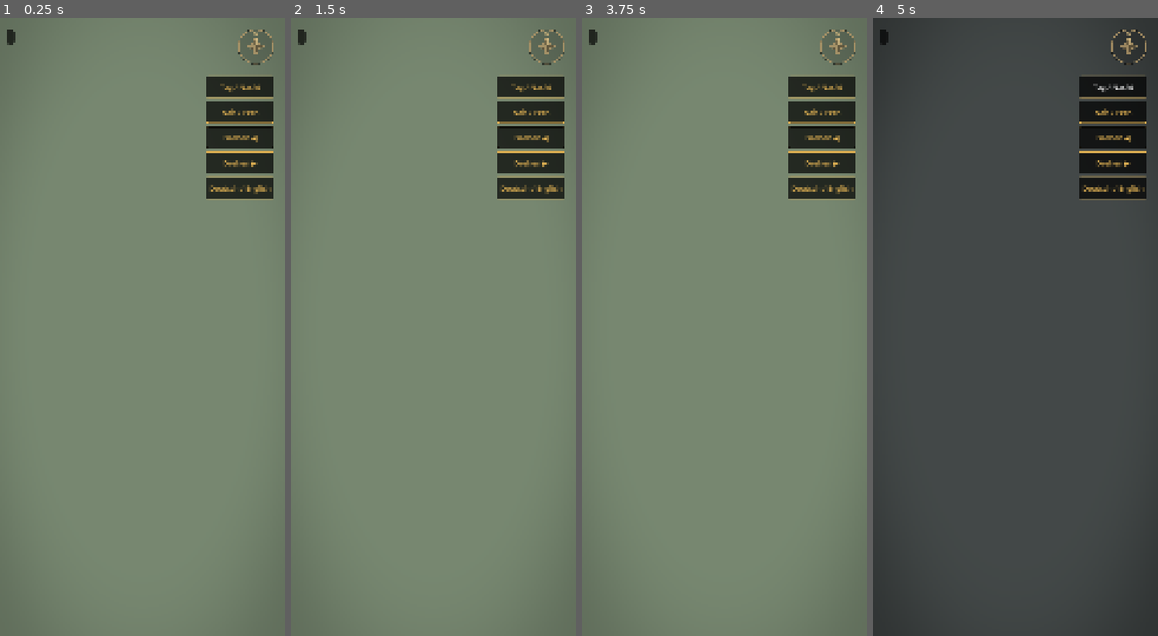
Above: before the commit, frames 1-4 (left to right).
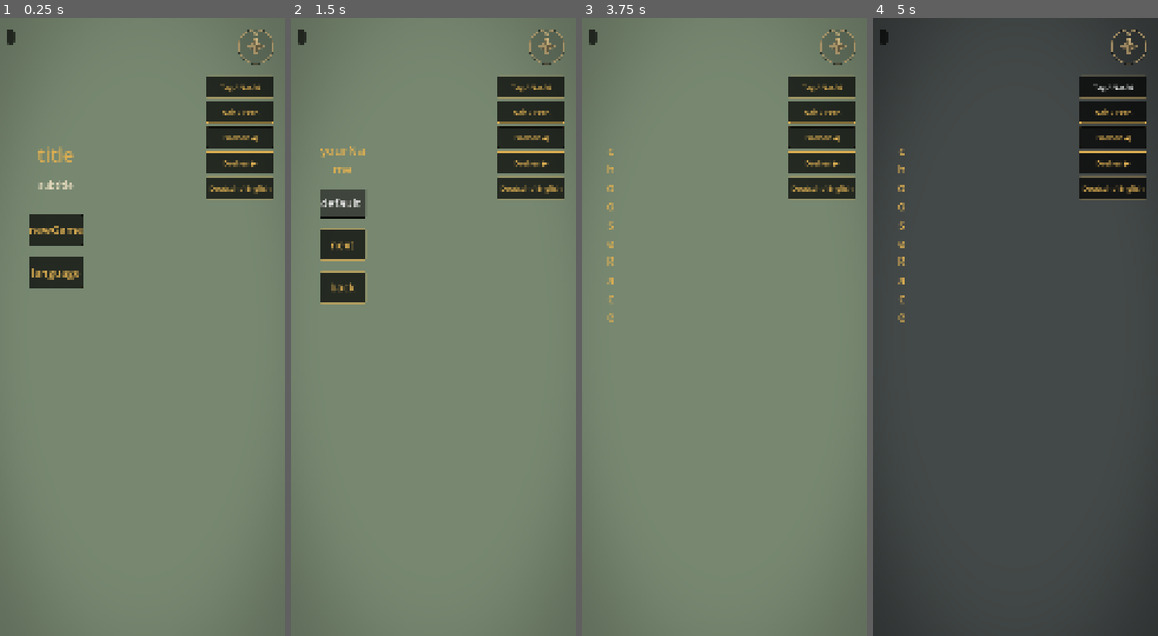
Above: after the commit, the same moments.

Repository: tramour-cmyk/androidapp_rpg_bornim
Game: Godot game, scene res://spiel.tscn
The game is run twice, just before and just after one commit, with the same random seed, the same clock (stepped at 60 frames per second) and the same inputs.
Inputs (mouse positions are in pixels of both pictures, inside the frame that each line leads up to):
- Up to frame 1 (0.25 s): no input
- Up to frame 2 (1.5 s): click (348, 271) at 0.5 s, where only the run after the commit has a clickable "language"; click (348, 228) at 1.25 s, where only the run after the commit has a clickable "newGame"
- Up to frame 3 (3.75 s): click (633, 289) at 2 s, where only the run after the commit has a clickable "back"; click (639, 228) at 2.75 s, where only the run after the commit has a clickable "newGame"; click (633, 246) at 3.5 s, where only the run after the commit has a clickable "next"
- Up to frame 4 (5 s): click "Tag / Nacht" at 4.25 s

The runs differ from the first frame. In frame 1, 2.2% of the frame differs, in the area x 10-30%, y 20-44%; in frame 2, 2.6%, in the area x 10-27%, y 20-47%; in frame 3, 0.2%; in frame 4, 0.2%.
Error before the commit: Trying to assign value of type 'Nil' to a variable of type 'Dictionary'. (res://skripte/karte.gd:27)
Error after the commit: Invalid access to property or key 'voelker' on a base object of type 'Dictionary'. (res://skripte/hauptmenue.gd:80)

Commit message:
399 Hauptmenue, Erschaffung, Spielstand (nur Funktion): schwarz mit goldenen Knoepfen, Texte aus core (Fortsetzen, Neues Spiel, Sprache; Name, Volk, Klasse, Zusammenfassung, Abenteuer beginnen), Held aus Heldwerte.erschaffe; Spielstand user://spielstand.json beim Kartenwechsel und beim Verlassen der App wie GameViewModel.save, Fortsetzen laedt Zustand, Held und Ort. Probelaeufe mit Schaltern und Tests ohne Fenster starten wie bisher ohne Menue. spielstand_test 0, skripte_pruefen 33/0, core 0 [skip ci]
Co-Authored-By: Claude Opus 5.5 <noreply@anthropic.com>
Claude-Session: https://claude.ai/code/session_01Hmoj76N4zECBDzpCT4MSFu

Diff:
--- /dev/null
+++ b/godot/skripte/hauptmenue.gd
@@ -0,0 +1,96 @@
+class_name Hauptmenue
+extends Control
+# 399 (Chef 28.10., 12:34: spielbar zuerst): Hauptmenue (292) und Erschaffung wie das alte Spiel (TitleScreen, CreateScreen), nur
+# Funktion: schwarz, goldene Knoepfe, Texte aus core (texte.json „ui“). Fortsetzen, wenn ein Spielstand liegt; Neues Spiel fuehrt
+# durch Name, Volk, Klasse, Zusammenfassung. Ende: Signal fertig({"laden": true}) oder fertig({"name", "volk", "klasse"}).
+# Aussehen des Hauptmenues (Entwurf A, Feuer B) folgt mit 292.2, 292.4.
+
+signal fertig(wahl: Dictionary)
+
+const VOELKER := ["HUMAN", "ELF", "DWARF", "HALFLING", "HALF_ORC"]
+const KLASSEN := ["FIGHTER", "WIZARD", "ROGUE", "CLERIC"]
+var st: Steuerung
+var box: VBoxContainer
+var wahl := {}
+
+func _init(s: Steuerung) -> void:
+	st = s
+	name = "Hauptmenue"
+
+func _ready() -> void:
+	set_anchors_preset(Control.PRESET_FULL_RECT)
+	var bg := ColorRect.new()
+	bg.color = Color.BLACK
+	bg.set_anchors_preset(Control.PRESET_FULL_RECT)
+	add_child(bg)
+	box = VBoxContainer.new()
+	box.set_anchors_preset(Control.PRESET_FULL_RECT)
+	var vs := get_viewport().get_visible_rect().size
+	box.offset_left = vs.x * 0.1; box.offset_right = -vs.x * 0.1; box.offset_top = vs.y * 0.2
+	box.add_theme_constant_override("separation", int(vs.y * 0.018))
+	add_child(box)
+	titel()
+
+func leer() -> void:
+	for c in box.get_children(): c.queue_free()
+
+func zeile(t: String, groesse: int, farbe := Steuerung.GOLD) -> Label:
+	var l := Label.new()
+	l.text = t
+	l.horizontal_alignment = HORIZONTAL_ALIGNMENT_CENTER
+	l.autowrap_mode = TextServer.AUTOWRAP_WORD_SMART
+	l.add_theme_font_size_override("font_size", groesse)
+	l.add_theme_color_override("font_color", farbe)
+	box.add_child(l)
+	return l
+
+func knopf(t: String, was: Callable) -> Button:
+	var b := st.knopf_neu(t, Vector2(0, 120), 42)
+	b.pressed.connect(was)
+	box.add_child(b)
+	return b
+
+func titel() -> void:
+	leer()
+	zeile(Sprache.u("title"), 72)
+	zeile(Sprache.u("subtitle"), 36, Color(0.93, 0.88, 0.76))
+	box.add_child(Control.new())
+	if Spielstand.gibt_es(): knopf(Sprache.u("continueGame"), func(): fertig.emit({"laden": true}))
+	knopf(Sprache.u("newGame"), name_waehlen)
+	knopf(Sprache.u("language"), func(): Sprache.wechsle(); titel())
+
+func name_waehlen() -> void:
+	leer()
+	zeile(Sprache.u("yourName"), 48)
+	var e := LineEdit.new()
+	e.text = String(wahl.get("name", Sprache.u("defaultName")))
+	e.max_length = 16
+	e.custom_minimum_size = Vector2(0, 110)
+	e.add_theme_font_size_override("font_size", 44)
+	box.add_child(e)
+	knopf(Sprache.u("next"), func():
+		wahl["name"] = e.text.strip_edges() if e.text.strip_edges() != "" else Sprache.u("defaultName")
+		volk_waehlen())
+	knopf(Sprache.u("back"), titel)
+
+func volk_waehlen() -> void:
+	leer()
+	zeile(Sprache.u("chooseRace"), 48)
+	for v in VOELKER:
+		knopf(Sprache.t(Heldwerte.lade()["voelker"][v]["name"]), func(): wahl["volk"] = v; klasse_waehlen())
+	knopf(Sprache.u("back"), name_waehlen)
+
+func klasse_waehlen() -> void:
+	leer()
+	zeile(Sprache.u("chooseClass"), 48)
+	for k in KLASSEN:
+		knopf(Sprache.t(Heldwerte.lade()["klassen"][k]["name"]), func(): wahl["klasse"] = k; zusammenfassung())
+	knopf(Sprache.u("back"), volk_waehlen)
+
+func zusammenfassung() -> void:
+	leer()
+	zeile(Sprache.u("summary"), 48)
+	var d: Dictionary = Heldwerte.lade()
+	zeile("%s · %s · %s" % [wahl["name"], Sprache.t(d["voelker"][wahl["volk"]]["name"]), Sprache.t(d["klassen"][wahl["klasse"]]["name"])], 40, Color(0.93, 0.88, 0.76))
+	knopf(Sprache.u("start"), func(): fertig.emit(wahl.duplicate()))
+	knopf(Sprache.u("back"), klasse_waehlen)
--- a/godot/skripte/spiel.gd
+++ b/godot/skripte/spiel.gd
@@ -54,6 +54,21 @@
 	ui.gewaehlt.connect(_laden_wahl)
 	licht.nacht_geaendert.connect(_nacht)
 	Leute.uhr = func(): return zustand.minuten   # 390 Tagesablauf
+	# 399: Hauptmenue und Erschaffung zuerst, ausser bei Probelaeufen am Rechner (--bilder, --figuren …, Tests ohne Fenster)
+	if OS.get_cmdline_user_args().is_empty() and DisplayServer.get_name() != "headless":
+		var menue := Hauptmenue.new(ui)
+		ui.add_child(menue)
+		var w: Dictionary = await menue.fertig
+		menue.queue_free()
+		var stand := Spielstand.lade() if w.get("laden", false) else {}
+		if not stand.is_empty():
+			zustand = Zustand.aus_daten(stand["zustand"])
+			werte = Heldwerte.aus_daten(stand["held"])
+			var o: Dictionary = stand["ort"]
+			betrete(String(o["karte"]), Vector2i(int(o["x"]), int(o["y"])), String(o["blick"]))
+			return
+		zustand.name = String(w.get("name", zustand.name))
+		werte = Heldwerte.erschaffe(zustand.name, String(w.get("volk", "HUMAN")), String(w.get("klasse", "FIGHTER")), {}, zustand.neue_uid)
 	betrete(START, START_KACHEL, "DOWN")
 	bilder()
 	gang_film()
@@ -95,6 +110,13 @@
 	_nacht(licht.nacht)
 	_steht_auf(t)
 	spiele(Geschichte.betreten(id, zustand))   # 390: MapDef.onEnter
+	speichere()   # 399: wie alt beim Kartenwechsel
+
+func speichere() -> void:
+	if held and karte and not OS.get_cmdline_user_args().size(): Spielstand.speichere(zustand, held_werte(), platz())
+
+func _notification(what: int) -> void:   # 399: auch beim Verlassen der App (alt: onPause)
+	if what == NOTIFICATION_APPLICATION_PAUSED or what == NOTIFICATION_WM_CLOSE_REQUEST: speichere()
 
 func _nacht(k: float) -> void:
 	kamera.nacht = k   # 348.13b: Tusche nach Laterne, Fenster, Fackel
--- /dev/null
+++ b/godot/skripte/spielstand.gd
@@ -0,0 +1,17 @@
+class_name Spielstand
+# 399: ein Spielstand wie GameViewModel.save (alt: beim Kartenwechsel und beim Weg ins Menue): Zustand (GameState), Heldwerte (Hero)
+# und Ort in user://spielstand.json; Fortsetzen im Hauptmenue laedt ihn.
+
+const DATEI := "user://spielstand.json"
+
+static func gibt_es() -> bool: return FileAccess.file_exists(DATEI)
+
+static func speichere(z: Zustand, hw: Heldwerte, ort: Dictionary) -> void:
+	var f := FileAccess.open(DATEI, FileAccess.WRITE)
+	if f == null: return
+	f.store_string(JSON.stringify({"version": 1, "zustand": z.als_daten(), "held": hw.als_daten(), "ort": ort}))
+
+static func lade() -> Dictionary:
+	if not gibt_es(): return {}
+	var d = JSON.parse_string(FileAccess.get_file_as_string(DATEI))
+	return d if d is Dictionary else {}
--- /dev/null
+++ b/godot/tests/spielstand_test.gd
@@ -0,0 +1,41 @@
+extends SceneTree
+# 399 ohne Bild: Erschaffung (Heldwerte.erschaffe) und Spielstand hin und zurueck (Zustand, Heldwerte, Ort); Hauptmenue Schritt fuer
+# Schritt bis „Abenteuer beginnen“. Aufruf: im Ordner godot mit -s res://tests/spielstand_test.gd
+
+func _initialize() -> void: _lauf.call_deferred()
+
+func _lauf() -> void:
+	var fehler := 0
+	var z := Zustand.new()
+	z.name = "Mira"; z.gold = 23; z.dazu("potion", 2); z.setze("met_jorin")
+	var hw := Heldwerte.erschaffe("Mira", "ELF", "WIZARD", {}, z.neue_uid)
+	hw.tp = 3
+	Spielstand.speichere(z, hw, {"karte": "inn", "x": 4, "y": 6, "blick": "UP"})
+	var d := Spielstand.lade()
+	var z2 := Zustand.aus_daten(d["zustand"])
+	var h2 := Heldwerte.aus_daten(d["held"])
+	if z2.gold != 23 or z2.anzahl("potion") != 2 or not z2.has("met_jorin"): fehler += 1; print("FEHLER Zustand")
+	if h2.klasse != "WIZARD" or h2.volk != "ELF" or h2.tp != 3 or h2.max_tp() != hw.max_tp() or h2.rk() != hw.rk(): fehler += 1; print("FEHLER Held %s" % h2.als_daten())
+	if String(d["ort"]["karte"]) != "inn": fehler += 1; print("FEHLER Ort")
+	print("Spielstand: %s %s %s, TP %d/%d, RK %d" % [h2.name, h2.volk, h2.klasse, h2.tp, h2.max_tp(), h2.rk()])
+	DirAccess.remove_absolute(ProjectSettings.globalize_path(Spielstand.DATEI))
+	var st := Steuerung.new()
+	root.add_child(st)
+	var m := Hauptmenue.new(st)
+	st.add_child(m)
+	await process_frame
+	var ergebnis := {}
+	m.fertig.connect(func(w): ergebnis.merge(w))
+	var druecke := func(i: int):
+		await process_frame
+		var bs: Array = m.box.get_children().filter(func(c): return c is Button and not c.is_queued_for_deletion())
+		bs[i].pressed.emit()
+	await druecke.call(0)   # Neues Spiel (ohne Spielstand der erste Knopf)
+	await druecke.call(0)   # Weiter mit dem vorgeschlagenen Namen
+	await druecke.call(2)   # Volk: Zwerg
+	await druecke.call(3)   # Klasse: Kleriker
+	await druecke.call(0)   # Abenteuer beginnen
+	print("Hauptmenue: %s" % ergebnis)
+	if ergebnis.get("volk") != "DWARF" or ergebnis.get("klasse") != "CLERIC" or String(ergebnis.get("name", "")) == "": fehler += 1; print("FEHLER Hauptmenue")
+	print("SPIELSTAND %d Fehler" % fehler)
+	quit(1 if fehler else 0)
